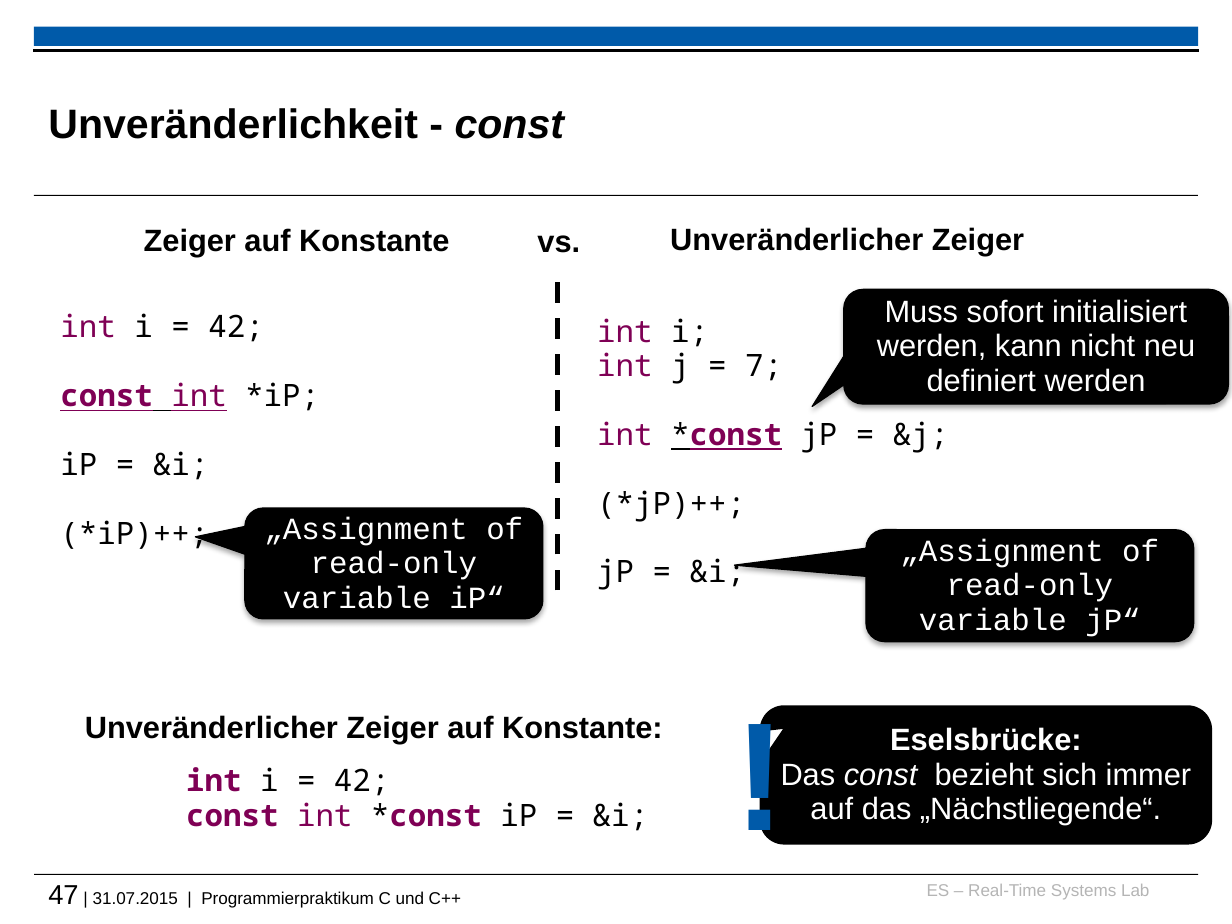
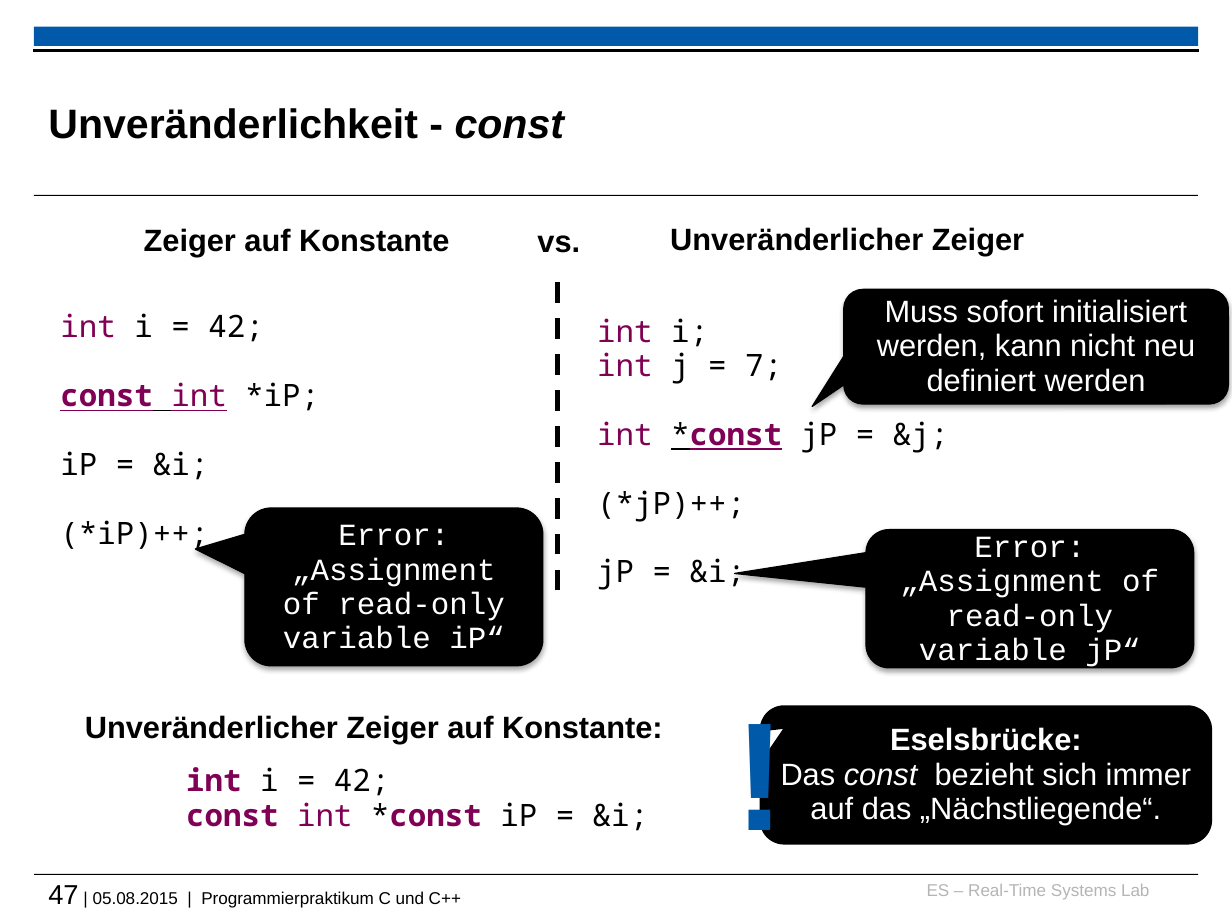
Before and after one commit to h82k/tud-cppp, a slide deck: slide 47 of vorlesung/cppp_lecture.pptx. Drawn at 1232x924 pixels with LibreOffice and Linux fonts; fonts in the diff are those of the drawing; background and template pictures are left out. Boxes give left, top, right and bottom in pixels: in the first picture for what was removed or moved away, otherwise in the second. Text is boxed around its words. In the diff, an @@ line names an element or a change of style, - is before the commit and + after.

```diff
--- a/vorlesung/cppp_lecture.pptx
+++ b/vorlesung/cppp_lecture.pptx
@@ rounded speech box "Error:„Assignment of read-only variable iP“": place and size @@
-rounded speech box "Error:„Assignment of read-only variable iP“" at [245,508,543,618]
+rounded speech box "Error:„Assignment of read-only variable iP“" at [245,508,543,665]
@@ text in rounded speech box at [283,524,504,649]: text changed @@
-„Assignment of read-only variable iP“
+Error:„Assignment of read-only variable iP“
@@ rounded speech box "Error: „Assignment of read-only variable ...": place and size @@
-rounded speech box "Error: „Assignment of read-only variable ..." at [866,530,1194,642]
+rounded speech box "Error: „Assignment of read-only variable ..." at [866,530,1194,668]
@@ text in rounded speech box at [900,536,1159,669]: text changed @@
-„Assignment of read-only variable jP“
+Error: „Assignment of read-only variable jP“
@@ text at [48,885,461,908]: text changed @@
-47 | 31.07.2015 | Programmierpraktikum C und C++
+47 | 05.08.2015 | Programmierpraktikum C und C++
```
Also in this commit, not shown: 3 other slides changed, 4 slides added, 3 slides removed, 19 other files.
